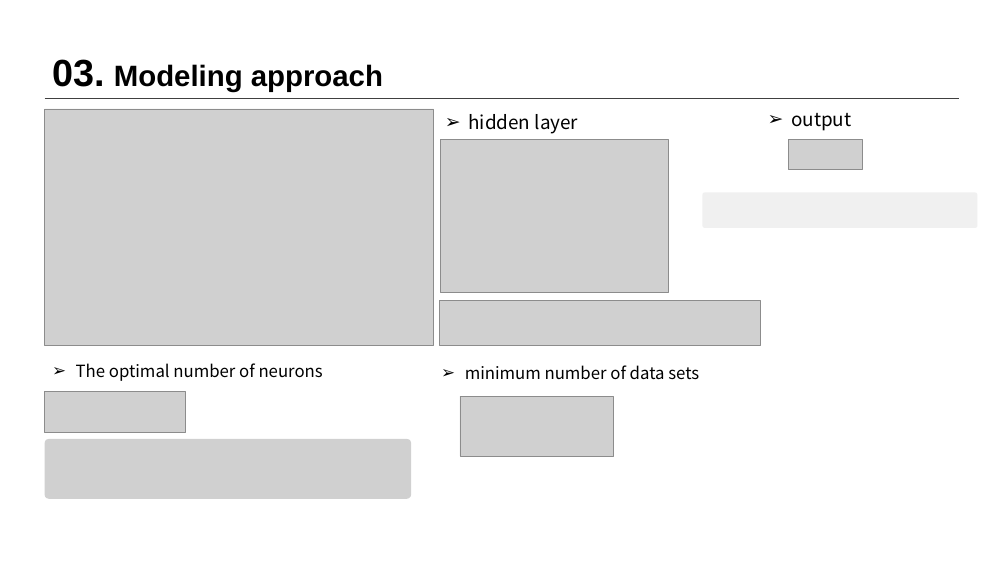
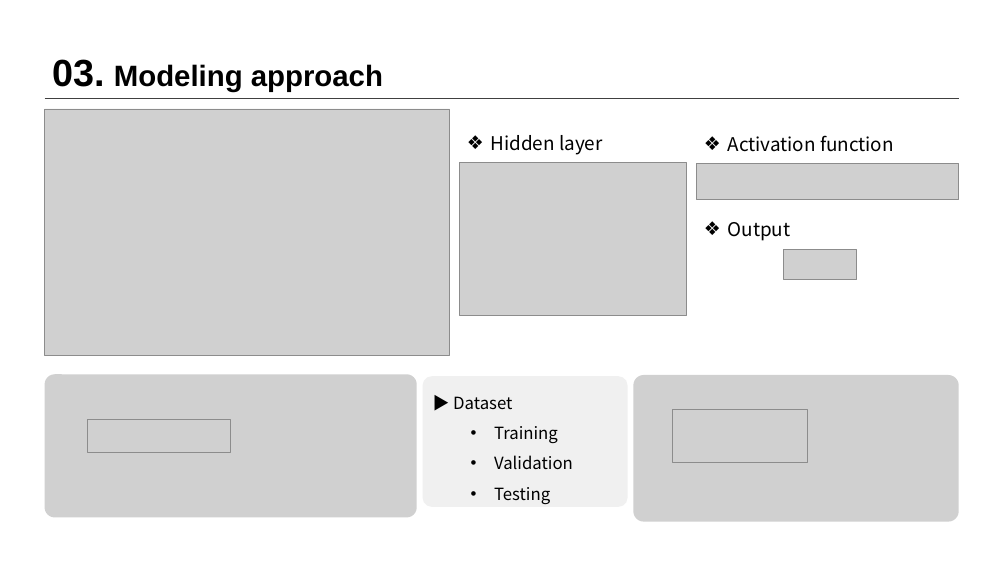
Before and after one commit to sohee98/2022-1st-Course, a slide deck: slide 10 of AI Applications/논문 발표 PT/논문발표-김소희.pptx. Drawn at 1008x567 pixels with LibreOffice and Linux fonts; fonts in the diff are those of the drawing; grey boxes stand for pictures. Boxes give left, top, right and bottom in pixels: in the first picture for what was removed or moved away, otherwise in the second. Text is boxed around its words. In the diff, an @@ line names an element or a change of style, - is before the commit and + after.

```diff
--- a/AI Applications/논문 발표 PT/논문발표-김소희.pptx
+++ b/AI Applications/논문 발표 PT/논문발표-김소희.pptx
@@ picture: place and size @@
-picture at [45, 109, 434, 346]
+picture at [45, 109, 450, 355]
@@ text at [491, 135, 603, 155]: text changed @@
-➢ hidden layer
+❖ Hidden layer
@@ text added at [728, 135, 894, 152], 18 pt, text #000000 @@
+❖ Activation function
@@ picture: place and size @@
-picture at [441, 139, 668, 293]
+picture at [460, 163, 687, 316]
@@ picture: place and size @@
-picture at [439, 301, 760, 346]
+picture at [696, 163, 959, 200]
@@ rounded rectangle removed at [702, 193, 978, 228] @@
@@ text at [728, 222, 791, 241]: text changed @@
-➢ output
+❖ Output
@@ picture: place and size @@
-picture at [789, 139, 862, 169]
+picture at [784, 249, 858, 279]
@@ picture: place and size @@
-picture at [45, 439, 411, 499]
+picture at [45, 374, 417, 517]
@@ text removed at [76, 363, 323, 381] @@
-➢ The optimal number of neurons
@@ rounded rectangle added at [423, 377, 628, 507], fill #EDEDED at 80% opacity, 16 pt, text #000000 @@
+▶ Dataset
+  • Training
+  • Validation
+  • Testing
@@ text removed at [465, 365, 699, 380] @@
-➢ minimum number of data sets
@@ picture added at [634, 375, 959, 522] @@
@@ picture: place and size @@
-picture at [460, 396, 613, 456]
+picture at [672, 410, 808, 463]
@@ picture: place and size @@
-picture at [45, 392, 185, 433]
+picture at [88, 420, 231, 452]
```
Also in this commit, not shown: 1 other slide changed, 2 slides added, 1 other file.
